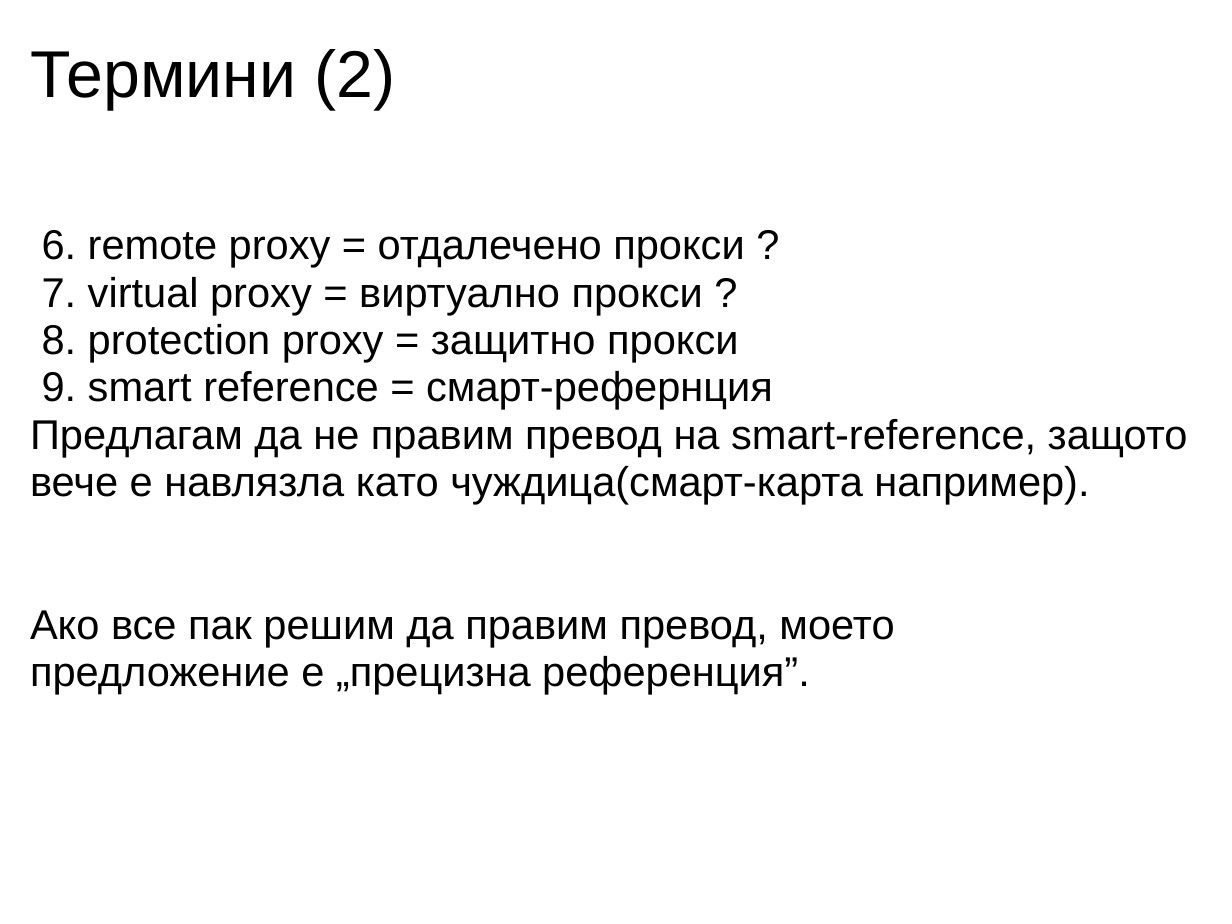
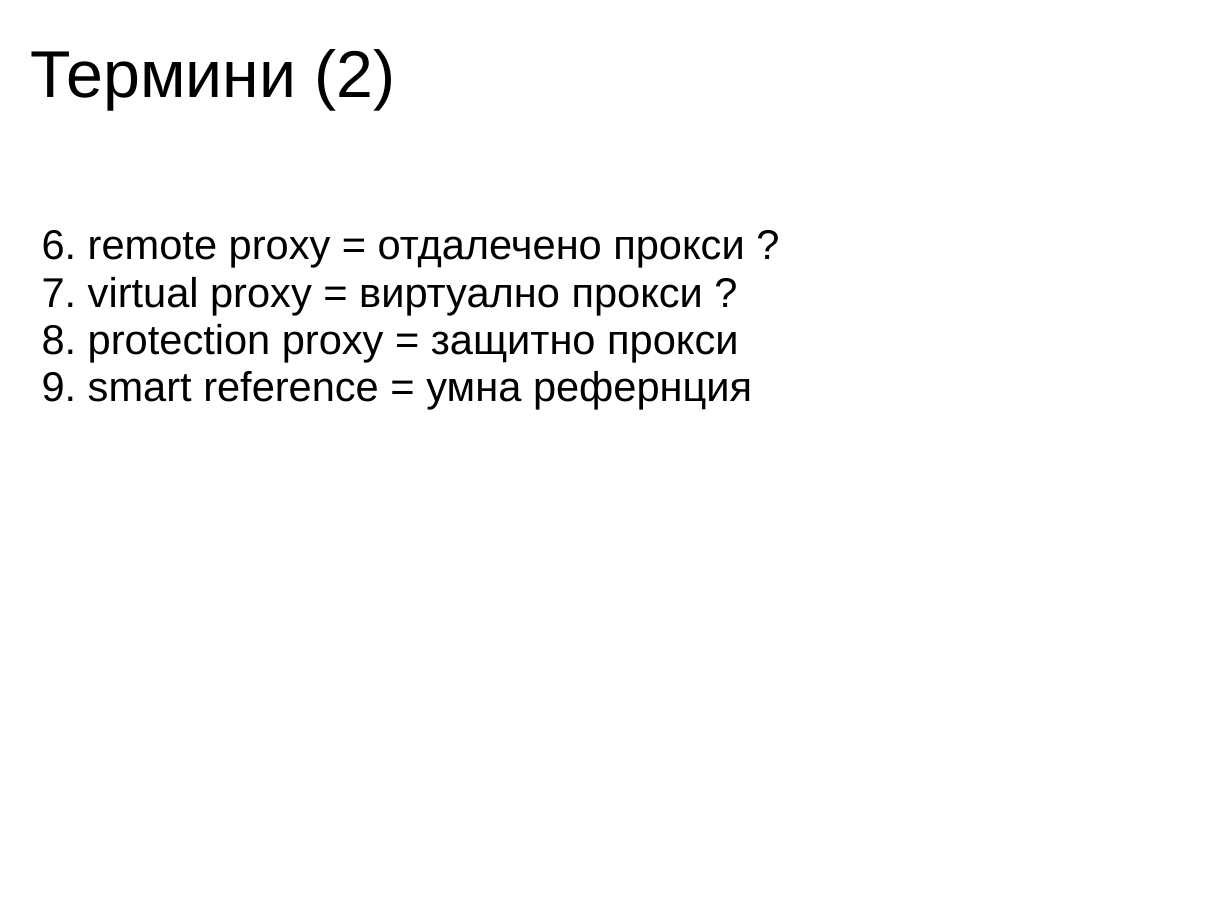
Before and after one commit to uamartins/design-patterns-book, a slide deck: slide 3 of resources/Chapter-17-Proxy/Chapter-17-Proxy.ppt. Drawn at 1232x924 pixels with LibreOffice and Linux fonts; fonts in the diff are those of the drawing. Boxes give left, top, right and bottom in pixels: in the first picture for what was removed or moved away, otherwise in the second. Text is boxed around its words. In the diff, an @@ line names an element or a change of style, - is before the commit and + after.

```diff
--- a/resources/Chapter-17-Proxy/Chapter-17-Proxy.ppt
+++ b/resources/Chapter-17-Proxy/Chapter-17-Proxy.ppt
@@ text at [42,371,752,409]: text changed @@
-9. smart reference = смарт-рефернция
-Предлагам да не правим превод на smart-reference, защото вече е навлязла като чуждица(смарт-карта например).
-Ако все пак решим да правим превод, моето предложение е „прецизна референция”.
+9. smart reference = умна рефернция
```
Also in this commit, not shown: 2 other slides changed, 1 other file.
